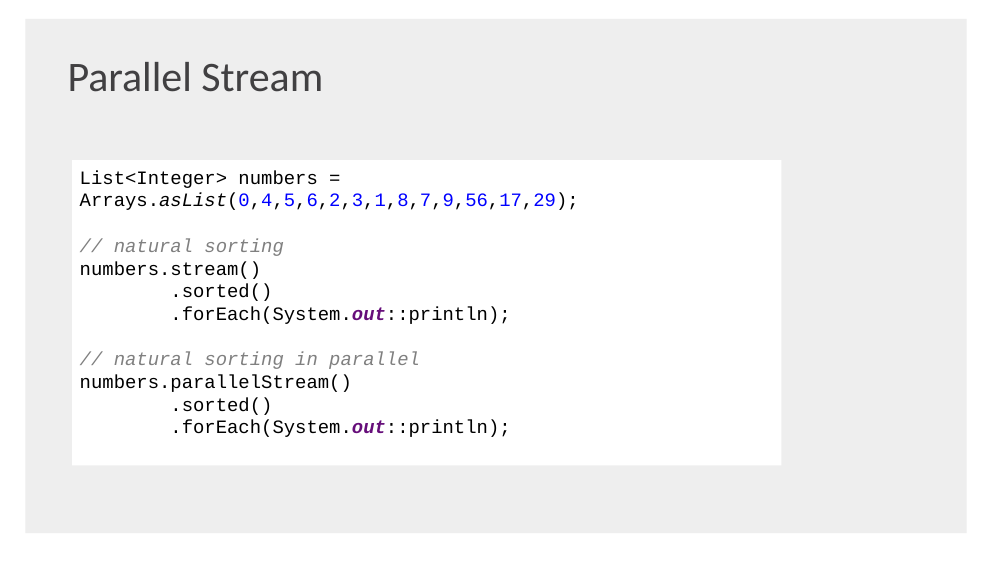
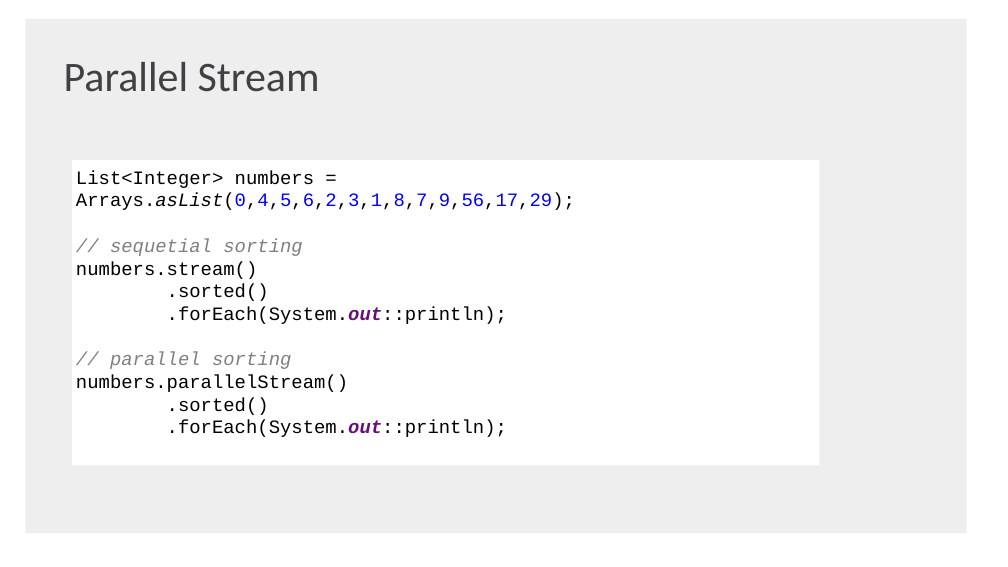
Before and after one commit to shaojie-xu-kp/Java8_lunch_learn, a slide deck: slide 26 of Java 8 & TDP.pptx (slide 35 before the commit). Drawn at 1008x567 pixels with LibreOffice and Linux fonts; fonts in the diff are those of the drawing; background and template pictures are left out. Boxes give left, top, right and bottom in pixels: in the first picture for what was removed or moved away, otherwise in the second. Text is boxed around its words. In the diff, an @@ line names an element or a change of style, - is before the commit and + after.

```diff
--- a/Java 8 & TDP.pptx
+++ b/Java 8 & TDP.pptx
@@ text "Parallel Stream" at bbox=[64, 62, 320, 92]: less space between paragraphs @@
@@ rectangle "List<Integer> numbers = Arrays.asList(0,4,5,6,2,3,1,8,7,9,56 ...": place and size @@
-rectangle "List<Integer> numbers = Arrays.asList(0,4,5,6,2,3,1,8,7,9,56 ..." at bbox=[73, 160, 782, 466]
+rectangle "List<Integer> numbers = Arrays.asList(0,4,5,6,2,3,1,8,7,9,56 ..." at bbox=[73, 160, 820, 466]
@@ text in rectangle at bbox=[76, 171, 575, 437]: text changed @@
-List<Integer> numbers = Arrays.asList(0,4,5,6,2,3,1,8,7,9,56,17,29);
-// natural sorting
-numbers.stream()
-.sorted()
-.forEach(System.out::println);
-// natural sorting in parallel
-numbers.parallelStream()
-.sorted()
-.forEach(System.out::println);
+List<Integer> numbers = Arrays.asList(0,4,5,6,2,3,1,8,7,9,56,17,29);
+// sequetial sorting
+numbers.stream()
+.sorted()
+.forEach(System.out::println);
+// parallel sorting
+numbers.parallelStream()
+.sorted()
+.forEach(System.out::println);
```
Also in this commit, not shown: 41 other slides changed, 3 slides added, 15 slides removed, 1 other file.
